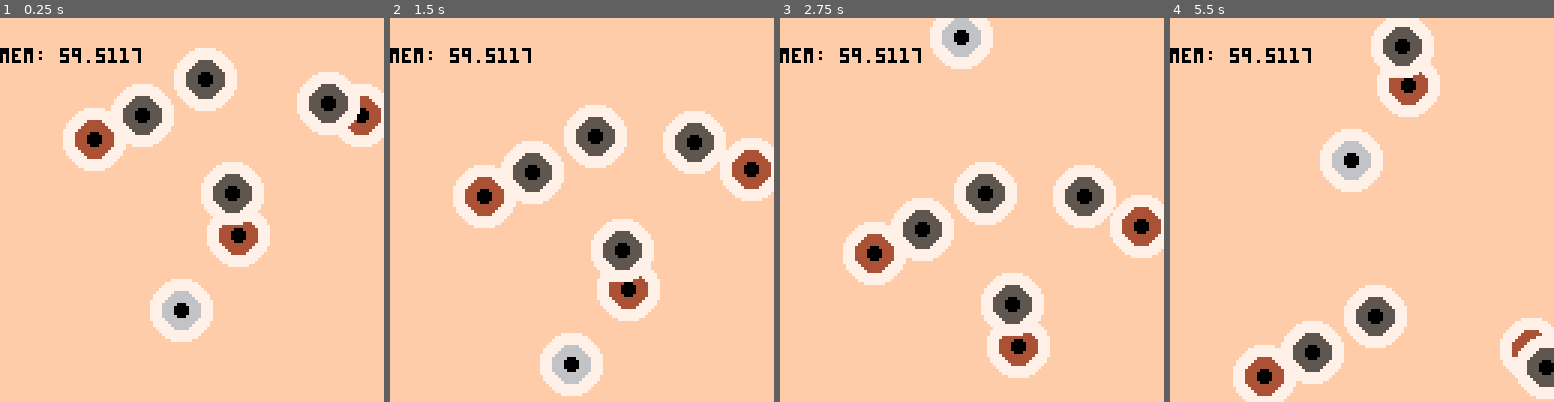
Above: before the commit, frames 1-4 (left to right).
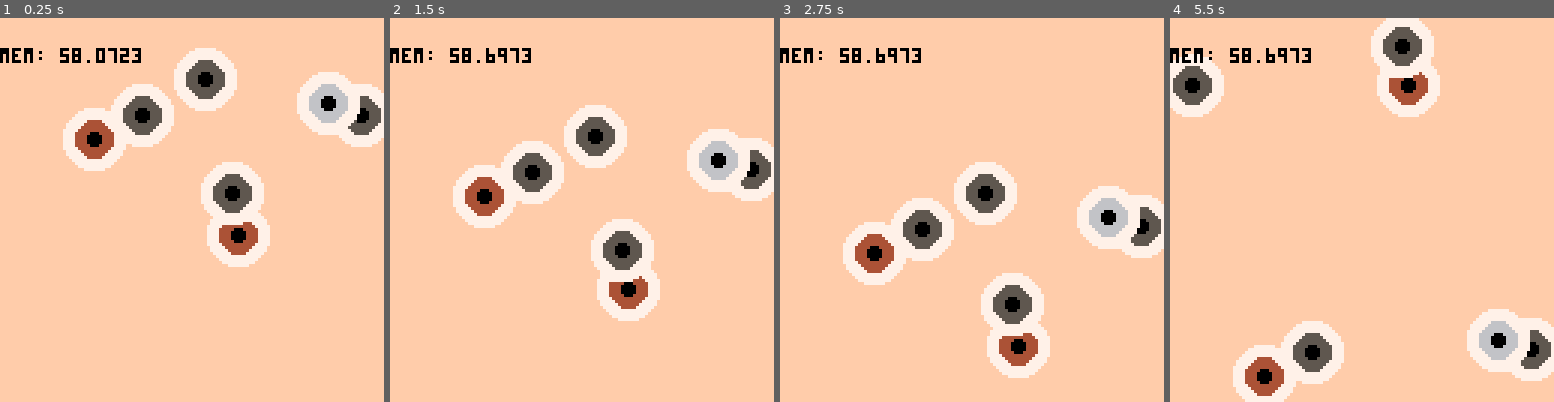
Above: after the commit, the same moments.

Repository: akd-io/pico8
Game: PICO-8 cartridge demos/react-eyeballs.p8
Two runs of this game, one before a commit and one after it. Both use one fixed random seed, a clock stepped at 60 frames per second and the inputs below.
Inputs:
- Up to frame 1 (0.25 s): no input
- Up to frame 2 (1.5 s): tap X (X key) at 0.33, 1.07 s
- Up to frame 3 (2.75 s): tap X (X key) at 1.85 s
- Up to frame 4 (5.5 s): tap X (X key) at 2.97, 4.08, 5.2 s

The runs differ from the first frame. In frame 1, 3.4% of the frame differs, in the area x 18-100%, y 7-85%; in frame 2, 5.7%; in frame 3, 5.5%; in frame 4, 9.1%, in the area x 0-100%, y 7-100%.

Commit message:
Update eyeballs example

Diff:
--- a/demos/react-eyeballs.p8
+++ b/demos/react-eyeballs.p8
@@ -12,69 +12,73 @@
 local lightGray = 6
 local white = 7
 
-local circleComponent = function(x, y, r, col)
+local CircleComponent = function(x, y, r, col)
+  -- Draw
   circfill(x, y, r, col)
 end
 
 local getRandomCoord = function() return rnd() * 128 end
-local eyeballComponent = function(eyeColor, _x, _y)
+local EyeballComponent = function(eyeColor, _x, _y)
+  -- Update
   local x, setX = useState(getRandomCoord)
   local y, setY = useState(getRandomCoord)
 
   y = setY((y + 0.25) % 128)
 
+  -- Returned child components will be rendered top-to-bottom
   return {
-    { circleComponent, _x or x, _y or y, 10, white },
-    { circleComponent, _x or x, _y or y, 6, eyeColor },
-    { circleComponent, _x or x, _y or y, 2, black }
+    { CircleComponent, _x or x, _y or y, 10, white },
+    { CircleComponent, _x or x, _y or y, 6, eyeColor },
+    { CircleComponent, _x or x, _y or y, 2, black }
   }
 end
 
-local containerComponent = function()
+local AppComponent = function()
+  -- Update
   cls(15)
 
-  -- Because the last eyeball is only rendered 99% of the time, it will sometimes not be rendered and unmount.
-  -- This will result in the last eyeball's getting cleaned up and be given a new initial position when re-mounted.
-  -- Eyeballs 1-3 are not conditional, and their state is correctly persisted forever.
-
-  local numEyeballs = 3
-  if (rnd() < 0.99) then
-    numEyeballs += 1
-  end
-
+  -- Conditionally render the center eyeball based on the ❎ button
   local shouldRenderCenterEyeball = btn(❎)
 
-  local threeEyeballs = {
-    { eyeballComponent, brown },
-    { eyeballComponent, brown },
-    { eyeballComponent, brown }
+  -- Because the last eyeball is only rendered 99% of the time, it will sometimes not be rendered and unmount.
+  -- This will result in the last eyeball's state getting cleaned up and be given a new initial position when re-mounted.
+  -- Eyeballs 1-3 are not conditional, and their state is correctly persisted forever.
+  local numEyeballs = (rnd() < 0.99) and 4 or 3
+
+  -- Define a static array of components to render
+  local twoStaticBrownEyeballs = {
+    { EyeballComponent, brown },
+    { EyeballComponent, brown }
   }
 
+  -- Returned child components will be rendered top-to-bottom
   return {
     -- To render a component conditionally without affecting subsequent component keys,
     -- render nil for the negative case, to keep occupying the array index, and thereby key.
     shouldRenderCenterEyeball
-        and { eyeballComponent, darkBlue, 64, 64 }
+        and { EyeballComponent, darkBlue, 64, 64 }
         or nil,
     -- To render a static array of components, simply add the array to the return array.
-    threeEyeballs,
-    -- To render a dynamic array of variable size, components must specify a key for identification.
+    twoStaticBrownEyeballs,
+    -- To render a dynamic array of variable size, components should specify a key for identification.
+    -- Otherwise, the array index will be used as key, which can lead to unexpected behavior.
     -- You can utilize an array map method to generate component arrays from data.
     -- Do NOT use unpack() to spread the array into the return array,
     -- as that would bump keys of subsequent components.
     arrayMap(
       range(numEyeballs), function(value)
         local key = value
-        return { key, eyeballComponent, darkGray }
+        return { key, EyeballComponent, darkGray }
       end
     ),
-    { eyeballComponent, lightGray }
+    -- This last component is rendered to show the previous component array doesn't affect this component.
+    { EyeballComponent, lightGray }
   }
 end
 
 local function _update60() end
 local function _draw()
-  renderRoot(containerComponent)
+  renderRoot(AppComponent)
 
   print("mem: " .. stat(0), 0, 10)
 end
